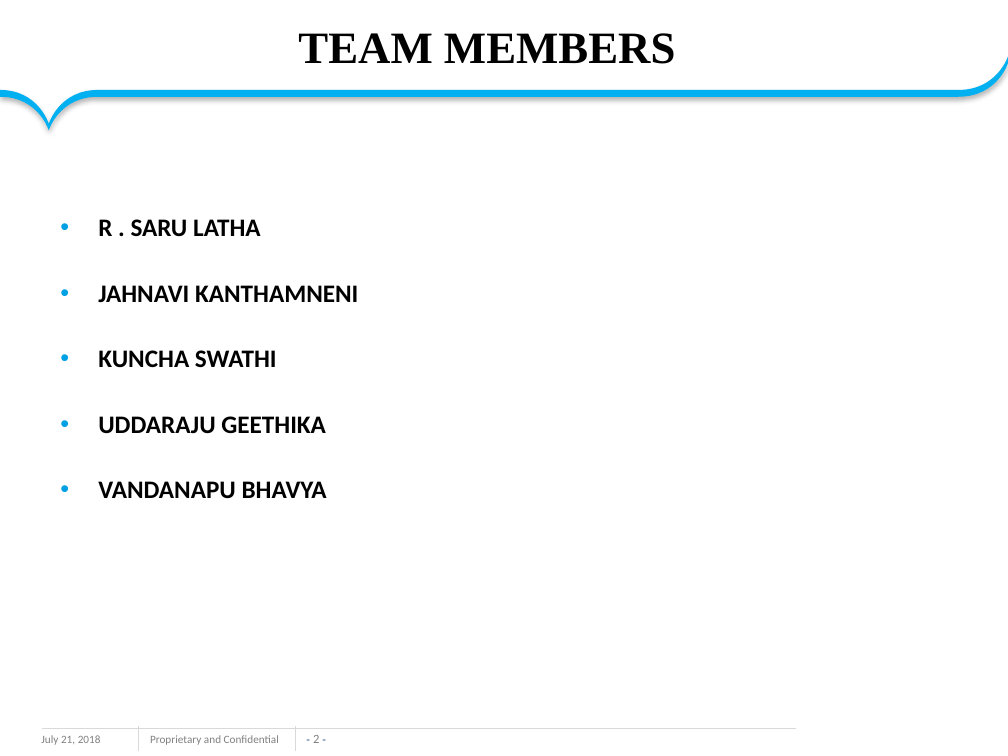
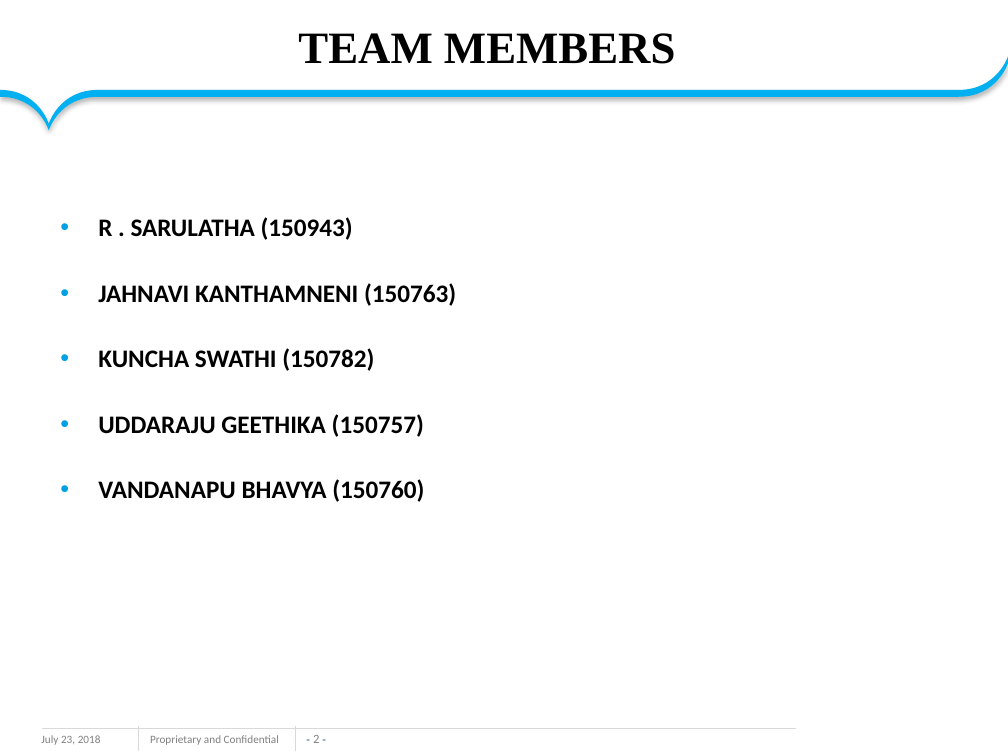
Before and after one commit to sarulatharaji/Miniproject, a slide deck: slide 2 of Online banking ppt.pptx. Drawn at 1008x756 pixels with LibreOffice and Linux fonts; fonts in the diff are those of the drawing; background and template pictures are left out. Boxes give left, top, right and bottom in pixels: in the first picture for what was removed or moved away, otherwise in the second. Text is boxed around its words. In the diff, an @@ line names an element or a change of style, - is before the commit and + after.

```diff
--- a/Online banking ppt.pptx
+++ b/Online banking ppt.pptx
@@ text at [98,217,456,502]: text changed @@
-• R . SARU LATHA
-• JAHNAVI KANTHAMNENI
-• KUNCHA SWATHI
-• UDDARAJU GEETHIKA
-• VANDANAPU BHAVYA
+• R . SARULATHA (150943)
+• JAHNAVI KANTHAMNENI (150763)
+• KUNCHA SWATHI (150782)
+• UDDARAJU GEETHIKA (150757)
+• VANDANAPU BHAVYA (150760)
@@ text at [41,735,101,745]: text changed @@
-July 21, 2018
+July 23, 2018
```
Also in this commit, not shown: 21 other slides changed, 3 slides added, 5 other files.
